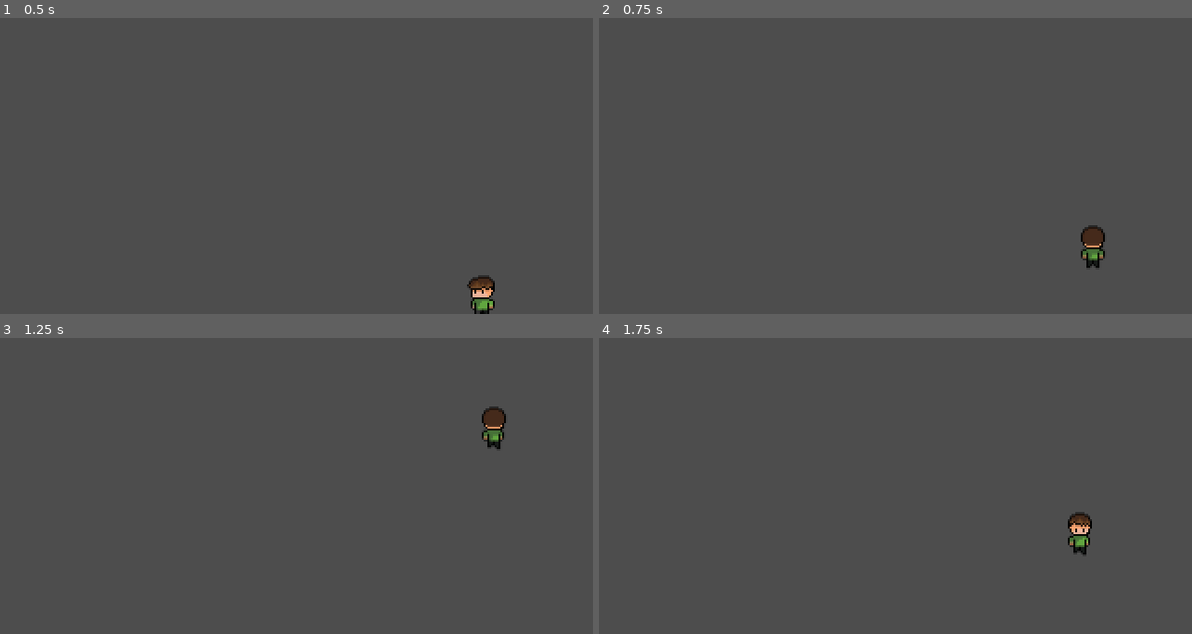
Above: before the commit, frames 1-4 (two rows, left to right).
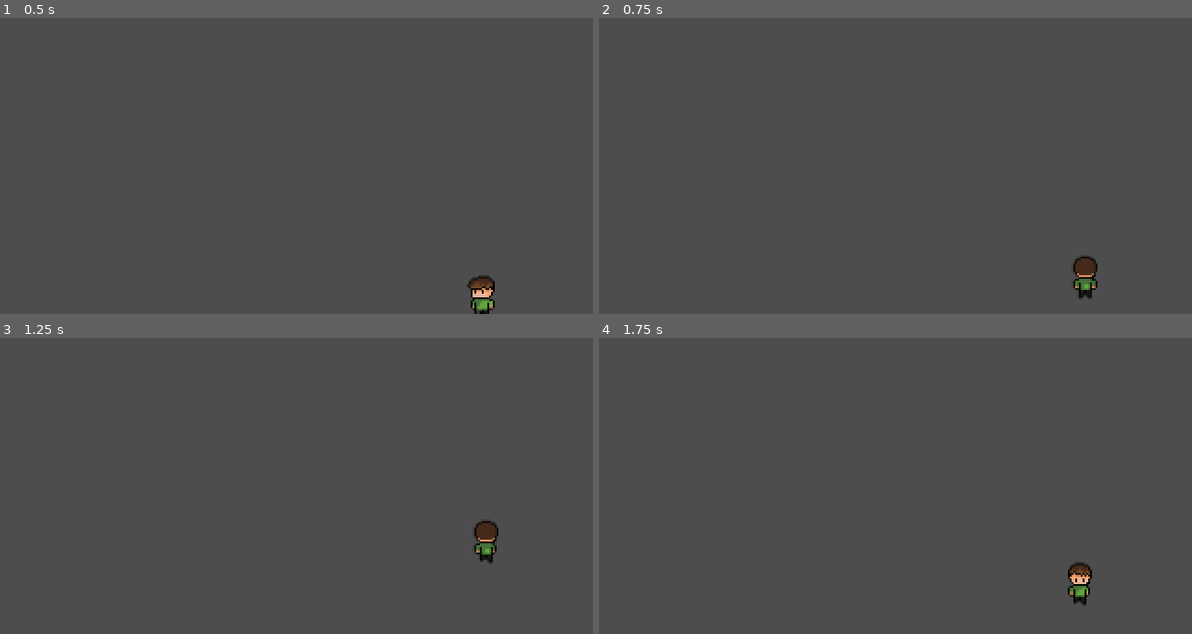
Above: after the commit, the same moments.

Repository: c-salviato/hardwaregame
Game: Godot game, scene res://cenario/node_2d.tscn
Same seed, same stepped clock (60 frames per second), same inputs: the game is played once before the commit and once after it.
Inputs:
- Up to frame 1 (0.5 s): no input
- Up to frame 2 (0.75 s): tap Enter at 0.5 s; hold W (andar_cima) from 0.53 s (still down); tap D (andar_dir) at 0.6 s
- Up to frame 3 (1.25 s): keep holding W (andar_cima)
- Up to frame 4 (1.75 s): release W (andar_cima) at 1.28 s; hold S (andar_baixo) from 1.28 s (still down); tap A (andar_esq) at 1.35 s

Frame 1 is identical in both runs. In frame 2, 0.9% of the frame differs, in the area x 80-86%, y 70-95%; in frame 3, 0.9%; in frame 4, 0.9%, in the area x 79-84%, y 58-90%.

Commit message:
diminuir a velocidade

Diff:
--- a/techquest/cenario/player.gd
+++ b/techquest/cenario/player.gd
@@ -1,6 +1,6 @@
 extends CharacterBody2D
 
-const VEL = 150.0
+const VEL = 60.0
 
 @onready var anim = $Animacao
 
